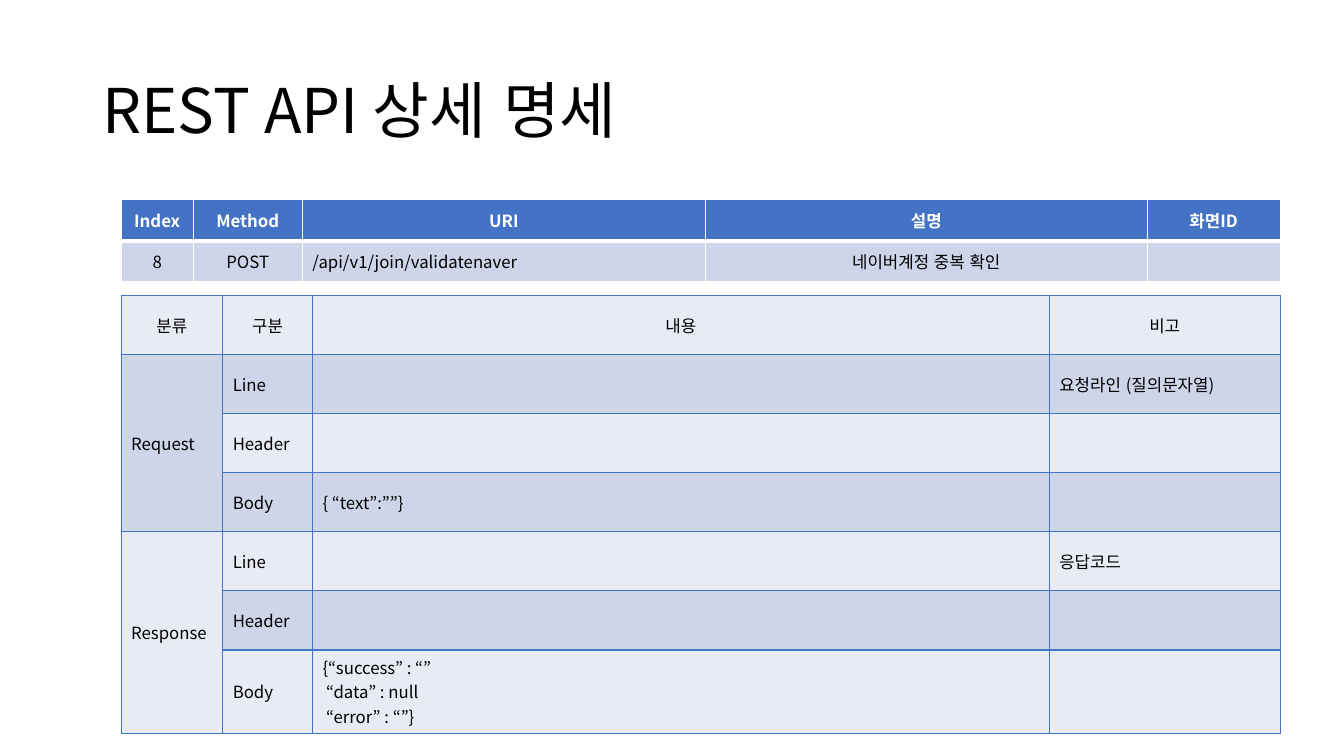
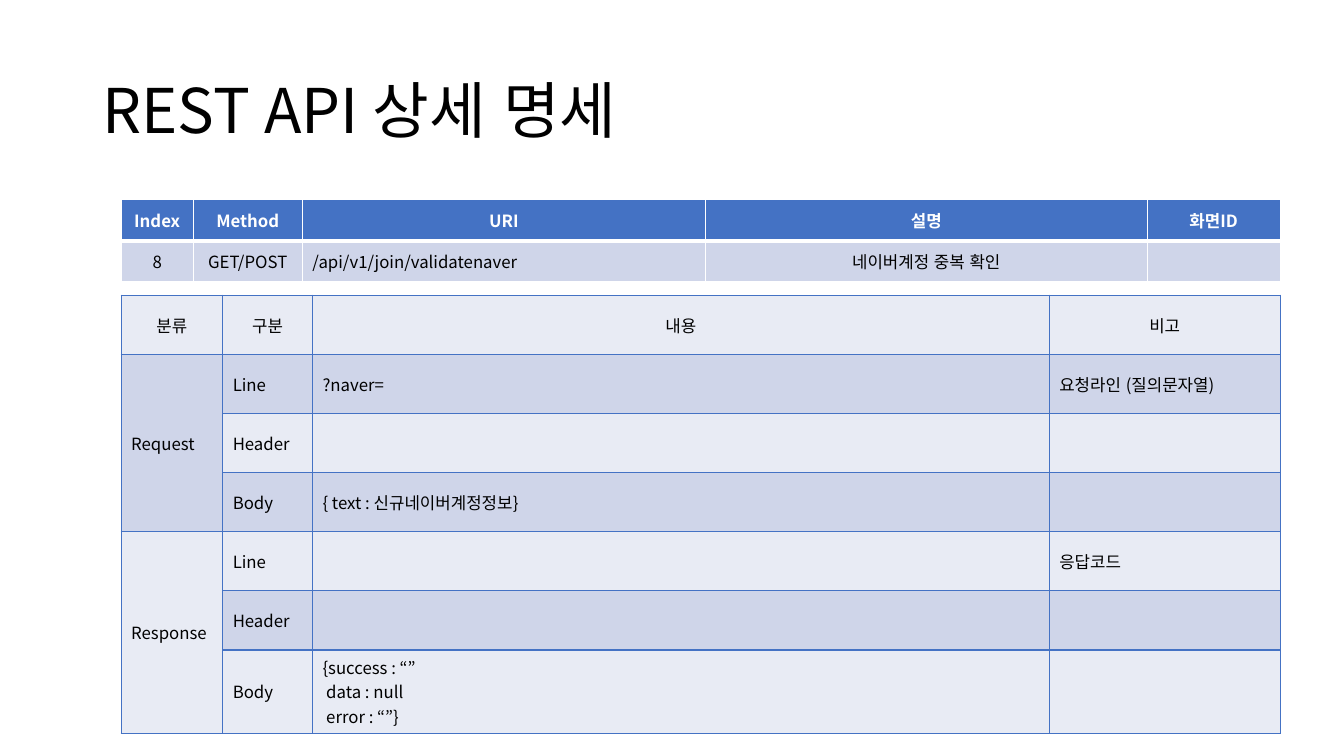
Before and after one commit to sujidaddy/workspace_miniproject, a slide deck: slide 30 of 미니프로젝트계획서제출용.pptx. Drawn at 1344x756 pixels with LibreOffice and Linux fonts; fonts in the diff are those of the drawing. Boxes give left, top, right and bottom in pixels: in the first picture for what was removed or moved away, otherwise in the second. Text is boxed around its words. In the diff, an @@ line names an element or a change of style, - is before the commit and + after.

```diff
--- a/미니프로젝트계획서제출용.pptx
+++ b/미니프로젝트계획서제출용.pptx
@@ table at (121,200,1280,281) @@
-row 2, column 2: POST
+row 2, column 2: GET/POST
@@ table at (121,295,1280,728) @@
-row 2, column 3: 
+row 2, column 3: ?naver=
-row 4, column 3: { “text”:””}
+row 4, column 3: { text : 신규네이버계정정보}
-row 7, column 3: {“success” : “” “data” : null / “error” : “”}
+row 7, column 3: {success : “” data : null / error : “”}
```
Also in this commit, not shown: 14 other slides changed, 5 other files.
